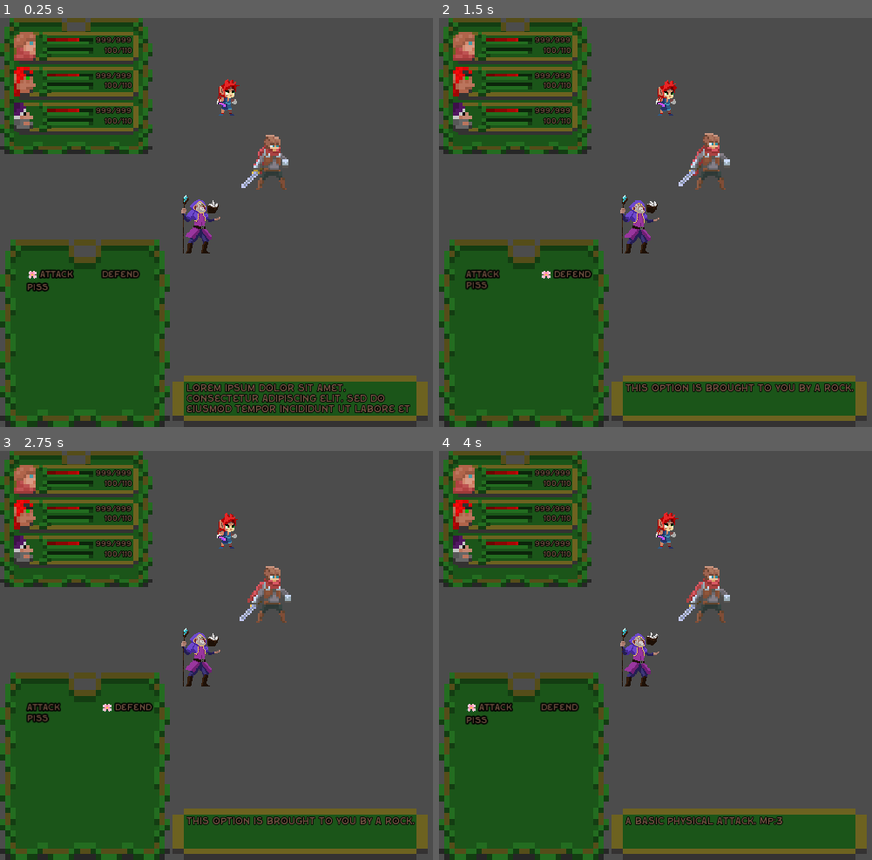
Above: before the commit, frames 1-4 (two rows, left to right).
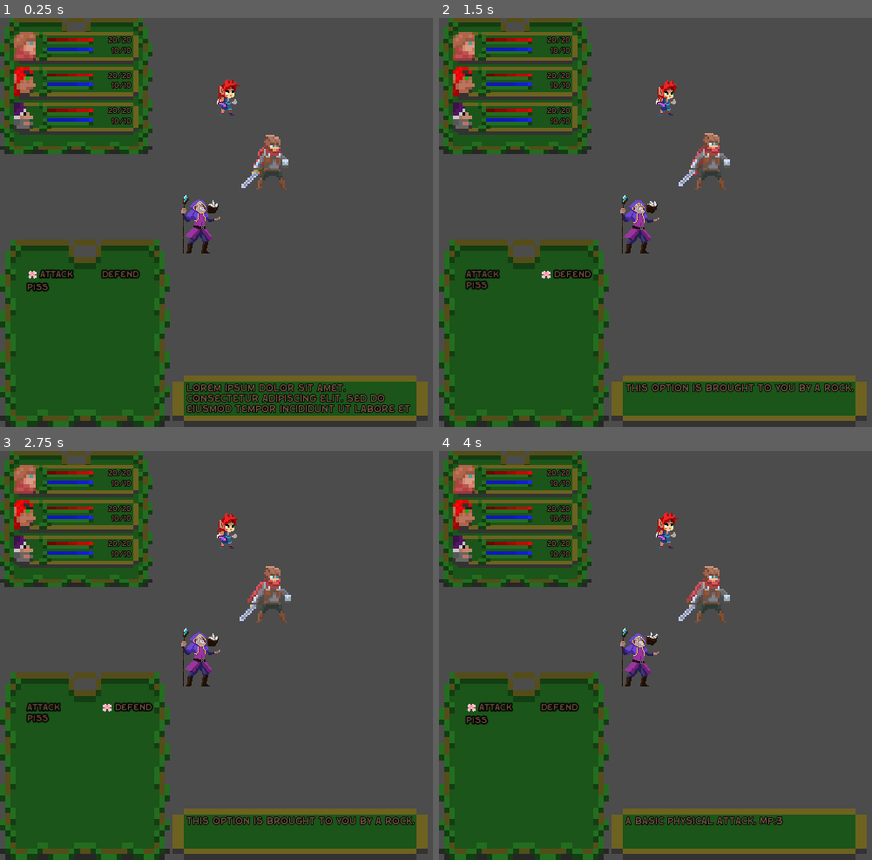
Above: after the commit, the same moments.

Repository: Vodyanik-monkas/Turn-Based-Prototype
Game: Godot game, scene res://Main.tscn
Two runs of this game, one before a commit and one after it. Both use one fixed random seed, a clock stepped at 60 frames per second and the inputs below. The project has no main scene, so this scene is started directly.
Inputs:
- Up to frame 1 (0.25 s): no input
- Up to frame 2 (1.5 s): tap Enter (ui_accept) at 0.5, 0.77 s; hold Right (ui_right) 0.53-1.28 s; hold Down (ui_down) from 1.28 s (still down)
- Up to frame 3 (2.75 s): tap Enter (ui_accept) at 1.52 s; release Down (ui_down) at 2.03 s; hold Right (ui_right) from 2.03 s (still down)
- Up to frame 4 (4 s): release Right (ui_right) at 2.78 s; hold Up (ui_up) 2.78-3.53 s; tap Enter (ui_accept) at 3.02, 3.77 s; hold Left (ui_left) from 3.53 s (still down)

The runs differ from the first frame. In frame 1, 0.9% of the frame differs, in the area x 10-31%, y 4-27%; in frame 2, 0.9%; in frame 3, 0.9%; in frame 4, 0.9%.

Commit message:
Made character Panels update based on party configuration

Diff:
--- a/Actors/Actor.gd
+++ b/Actors/Actor.gd
@@ -28,10 +28,10 @@
 
 	emit_signal("set_health", $Stats.current_health, $Stats.maximum_health)
 
-func get_skillset():
+func get_skillset() -> Node:
 	return $Skills
 
-func get_stats():
+func get_stats() -> Node:
 	return $Stats
 
 func _on_Actor_animation_finished():
--- a/Actors/Player/Player.gd
+++ b/Actors/Player/Player.gd
@@ -2,19 +2,19 @@
 
 var active_character: Object
 
+var party_size: int = 1
+
 func _ready():
 	set_party_positions()
+
 	active_character = $Party.get_child(0)
+	party_size = $Party.get_child_count()
 
-func get_character_info():
-	return active_character.get_skillset()
-
-func set_new_active_character(next_character):
+func set_new_active_character(next_character) -> void:
 	active_character = $Party.get_child(next_character)
 
 # Sets physical positions of party members on game scene
-func set_party_positions():
-	# Setting a few usable variables
+func set_party_positions() -> void:
 	var character_spacing_x = 150 / get_party_size()
 	var character_spacing_y = 200
 	var base_y = 100
@@ -29,15 +29,17 @@
 		else:
 			$Party.get_child(party_position).position.y = base_y + character_spacing_y * (party_position - 1)
 
-# Return character skillset
-func get_skillset():
+func get_skillset() -> Node:
 	return active_character.get_skillset()
 
-func get_health_and_mana(character_index):
+func get_stats(character_index) -> Node:
 	return $Party.get_child(character_index).get_stats()
 
-func get_party_size():
+func get_party_size() -> int:
 	return $Party.get_child_count()
 
-func change_health(amount):
+func get_character_portrait(character_index) -> Texture:
+	return $Party.get_child(character_index).portrait
+
+func change_health(amount) -> void:
 	active_character.change_health(amount)
--- a/Actors/Skills.gd
+++ b/Actors/Skills.gd
@@ -2,12 +2,15 @@
 
 var option_list = {
 	attack = {
+		"next_state": "ToggleSkills",
 		"tooltip": "A basic physical attack. MP:3"
 	},
 	defend = {
+		"next_state": "TargetSelect",
 		"tooltip": "This option is brought to you by a rock."
 	},
 	piss = {
+		"next_state": "TargetSelect",
 		"tooltip": "Only a natural response when considering getting your guts spilled across the pavement. MP: 100%"
 	}
 }
--- a/Main.gd
+++ b/Main.gd
@@ -1,4 +1,9 @@
 extends Node
+
+func _ready():
+	for i in range(0, $Player.party_size):
+		var s = $Player.get_stats(i)
+		$HUD.set_character_panel(i, s, $Player.get_character_portrait(i))
 
 func _on_HUD_new_turn(turn):
 	var character_index = turn % $Player.get_party_size()
@@ -6,3 +11,9 @@
 	$Player.set_new_active_character(character_index)
 
 	$HUD.initialize_combat_dialogue_box($Player.get_skillset().option_list)
+
+func update_combat_dialogue_box(is_skills_showing: bool):
+	if is_skills_showing:
+		$HUD.initialize_combat_dialogue_box($Player.get_skillset().skills)
+	else:
+		$HUD.initialize_combat_dialogue_box($Player.get_skillset().option_list)
--- a/UI/HUD.gd
+++ b/UI/HUD.gd
@@ -8,14 +8,13 @@
 func _ready():
 	emit_signal("new_turn", turn)
 
-func set_character_health(character_index, current_health, max_health):
-	pass
+func set_character_panel(index: int, stats: Node, portrait: Texture):
+	var panel = get_character_panel(index)
 
-func set_character_mana(character_index, current_mana, max_mana):
-	pass
-
-func set_character_portrait(character_index):
-	pass
+	panel.set_health(stats.current_health, stats.max_health)
+	panel.set_mana(stats.current_mana, stats.max_mana)
+	panel.set_portrait(portrait)
+	panel.show()
 
 func initialize_combat_dialogue_box(options_list):
 	$MarginContainer/VBoxContainer/CombatDialogueBox.initialize_combat_dialogue_box(options_list)
@@ -28,3 +27,6 @@
 
 func _on_PlayerChoice_option_selected():
 	pass # Replace with function body.
+
+func get_character_panel(character_index) -> Node:
+	return $MarginContainer/VBoxContainer/NinePatchRect/MarginContainer/VBoxContainer.get_child(character_index)
--- a/UI/HUD.tscn
+++ b/UI/HUD.tscn
@@ -1,11 +1,8 @@
-[gd_scene load_steps=15 format=2]
+[gd_scene load_steps=12 format=2]
 
-[ext_resource path="res://Assets/UI/CharacterPortraits/NoblePortrait.png" type="Texture" id=1]
 [ext_resource path="res://UI/Dialogue Box/NewCombatDialogueBox.tscn" type="PackedScene" id=2]
 [ext_resource path="res://Assets/UI/BigPanel.png" type="Texture" id=3]
 [ext_resource path="res://UI/Panels/CharacterPanel.tscn" type="PackedScene" id=4]
-[ext_resource path="res://Assets/UI/CharacterPortraits/ThiefPortrait.png" type="Texture" id=5]
-[ext_resource path="res://Assets/UI/CharacterPortraits/WizardPortrait.png" type="Texture" id=6]
 [ext_resource path="res://UI/HUD.gd" type="Script" id=7]
 [ext_resource path="res://StateMachine/StateMachine.gd" type="Script" id=8]
 [ext_resource path="res://UI/UIfsm/PopulateMenu.gd" type="Script" id=9]
@@ -64,17 +61,14 @@
 }
 
 [node name="CharacterPanel3" parent="MarginContainer/VBoxContainer/NinePatchRect/MarginContainer/VBoxContainer" instance=ExtResource( 4 )]
-portrait = ExtResource( 1 )
 
 [node name="CharacterPanel" parent="MarginContainer/VBoxContainer/NinePatchRect/MarginContainer/VBoxContainer" instance=ExtResource( 4 )]
 margin_top = 52.0
 margin_bottom = 100.0
-portrait = ExtResource( 5 )
 
 [node name="CharacterPanel2" parent="MarginContainer/VBoxContainer/NinePatchRect/MarginContainer/VBoxContainer" instance=ExtResource( 4 )]
 margin_top = 104.0
 margin_bottom = 152.0
-portrait = ExtResource( 6 )
 
 [node name="CombatDialogueBox" parent="MarginContainer/VBoxContainer" instance=ExtResource( 2 )]
 margin_top = 325.0
@@ -87,10 +81,10 @@
 [node name="PlayerChoice" type="Node" parent="StateMachine"]
 script = ExtResource( 9 )
 
-[node name="OpenSkills" type="Node" parent="StateMachine"]
+[node name="ToggleSkills" type="Node" parent="StateMachine"]
 script = ExtResource( 10 )
 
-[node name="OpenInventory" type="Node" parent="StateMachine"]
+[node name="ToggleInventory" type="Node" parent="StateMachine"]
 script = ExtResource( 11 )
 
 [node name="SelectTarget" type="Node" parent="StateMachine"]
--- a/UI/Panels/CharacterPanel.gd
+++ b/UI/Panels/CharacterPanel.gd
@@ -1,23 +1,20 @@
 extends NinePatchRect
 
-export(Texture) var portrait
-
 func _ready():
-	set_portrait(false)
+	hide()
 
 func set_health(current_health, max_health):
-	$MarginContainer2/HBoxContainer/ResourceBarContainers/HealthBar.value = current_health
-	$MarginContainer2/HBoxContainer/ResourceBarContainers/HealthBar.max_value = max_health
+	print(current_health)
+	$MarginContainer2/HBoxContainer/ResourceBarContainers/VBoxContainer/HealthBar.value = current_health
+	$MarginContainer2/HBoxContainer/ResourceBarContainers/VBoxContainer/HealthBar.max_value = max_health
 
-	$MarginContainer/ResourceAmounts/Health.value = str(current_health) + "/" + str(max_health)
+	$MarginContainer/ResourceAmounts/Health.text = str(current_health) + "/" + str(max_health)
 
 func set_mana(current_mana, max_mana):
-	$MarginContainer2/HBoxContainer/ResourceBarContainers/ManaBar.value = current_mana
-	$MarginContainer2/HBoxContainer/ResourceBarContainers/ManaBar.max_value = max_mana
+	$MarginContainer2/HBoxContainer/ResourceBarContainers/VBoxContainer/ManaBar.value = current_mana
+	$MarginContainer2/HBoxContainer/ResourceBarContainers/VBoxContainer/ManaBar.max_value = max_mana
 
-	$MarginContainer/ResourceAmounts/Mana.value = str(current_mana) + "/" + str(max_mana)
+	$MarginContainer/ResourceAmounts/Mana.text = str(current_mana) + "/" + str(max_mana)
 
-func set_portrait(character_portrait):
-	if character_portrait:
-		portrait = character_portrait
-	$MarginContainer2/HBoxContainer/PortraitContainer/Portrait.texture = portrait
+func set_portrait(character_portrait: Texture):
+	$MarginContainer2/HBoxContainer/PortraitContainer/Portrait.texture = character_portrait
--- a/UI/UIfsm/OpenSkills.gd
+++ b/UI/UIfsm/OpenSkills.gd
@@ -1,12 +1,14 @@
 extends Node
 
-signal ready_for_character_skills
+signal toggle_skills
 
 var fsm: StateMachine
 
+var is_skills_showing : bool = false
+
 func enter():
-	print("Hello from OpenSkills")
-	emit_signal("ready_for_character_skills")
+	is_skills_showing = not is_skills_showing
+	emit_signal("toggle_skills", is_skills_showing)
 	exit("PlayerChoice")
 
 func exit(next_state):
